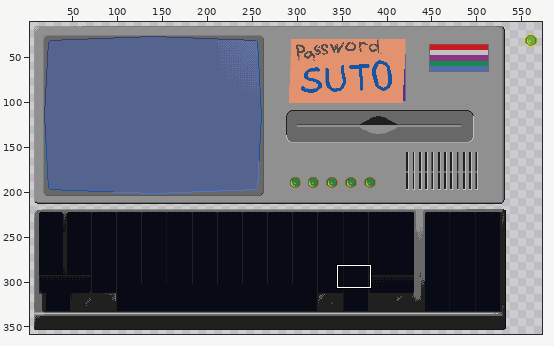
Edited in one commit: pixel-art file (Assets/Sprites/PC.aseprite). The first picture is a wide view before the edit; the outline marks the close-up.
Close-up. Before the edit:
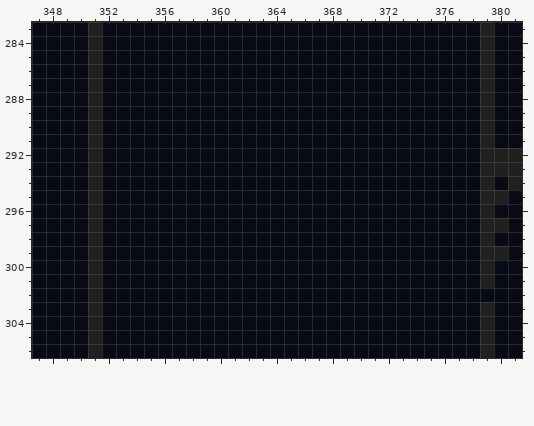
640x360 pixels, 1 frame. Shown: x 347..381, y 283..306. The wide view leaves out empty margins.
Once edited:
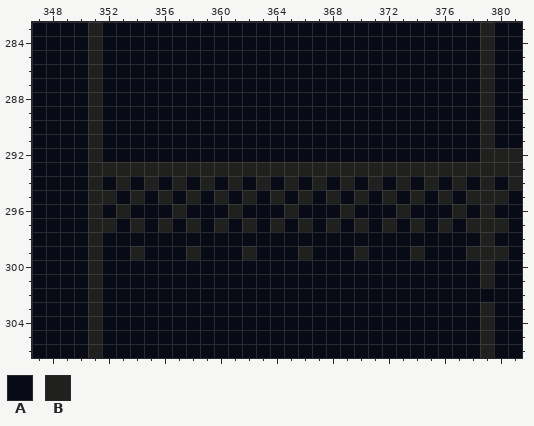
Palette (. is transparent): A #080a15  B #20201e
The exact change:
layer "Layer 2 #2" added
Layer "Layer 2 #2":
Colour A becomes colour B in row 293 at x 352 to 378; in row 294 at x 353, 355, 357, 359, 361, 363, 365, 367, 369, 371, 373, 375 and 377; in row 295 at x 352, 354, 356, 358, 360, 362, 364, 366, 368, 370, 372, 374, 376 and 378; in row 296 at x 353, 357, 361, 365, 369, 373 and 377; in row 297 at x 352, 354, 356, 358, 360, 362, 364, 366, 368, 370, 372, 374, 376 and 378; in row 299 at x 354, 358, 362, 366, 370, 374 and 378.
Boxes around the changes in both close-ups, in picture pixels (x1, y1, x2, y2):
changed: (102, 162, 480, 260)
